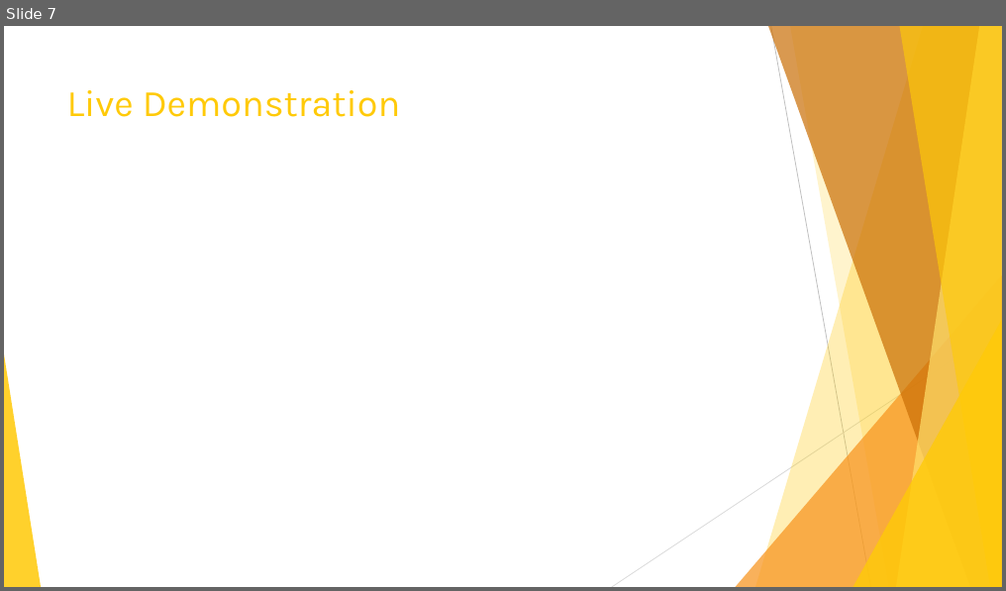
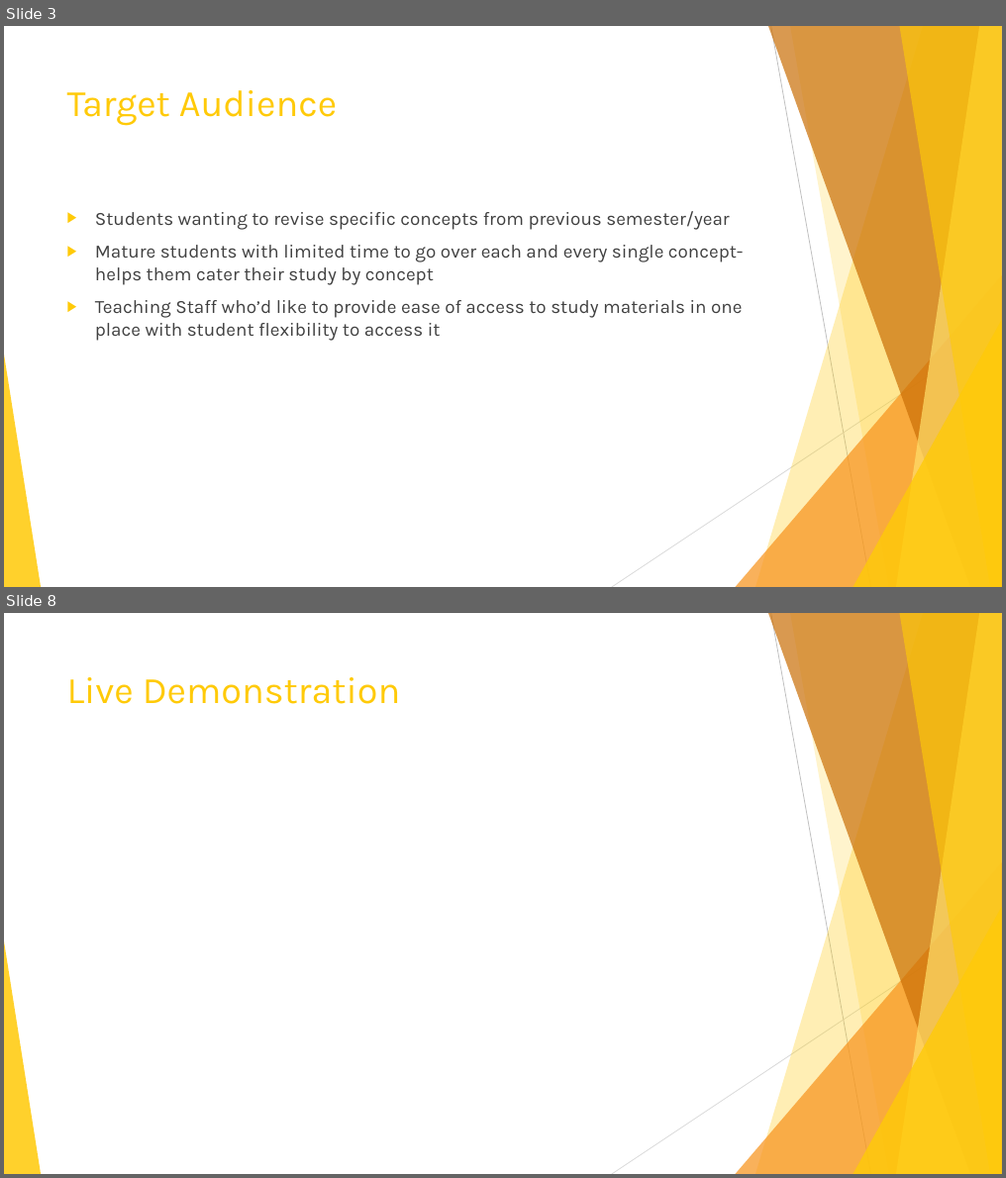
Before and after one commit to Ishitanarsiker/WAD2_GroupProject, a slide deck: Presentation.pptx. Shown one above the other, each under a label of ours: slide 7 before the commit, slides 3 and 8 after it; the slides between them are not shown. The pictures are 1006x591 and 1006x1178 pixels, drawn with LibreOffice and Linux fonts; fonts in the diff are those of the drawing. Boxes give left, top, right and bottom in pixels: in the first picture for what was removed or moved away, otherwise in the second. Text is boxed around its words. In the diff, an @@ line names an element or a change of style, - is before the commit and + after.

```diff
--- a/Presentation.pptx
+++ b/Presentation.pptx
@@ slide 3 added at (x1=4, y1=26, x2=1002, y2=587), background #FFFFFF; not listed: 10 template elements that a slide beside it also shows @@
@@ title added at (x1=67, y1=90, x2=337, y2=126), 36 pt, text #FFCA08 @@
+Target Audience
@@ text added at (x1=95, y1=211, x2=744, y2=341), 18 pt, text #404040 @@
+▶ Students wanting to revise specific concepts from previous semester/year
+▶ Mature students with limited time to go over each and every single concept- helps them cater their study by concept
+▶ Teaching Staff who’d like to provide ease of access to study materials in one place with student flexibility to access it
@@ what was slide 7 is now slide 8 @@
```
Also in this commit, not shown: 4 slides changed, 4 other slides added, 2 slides removed.
